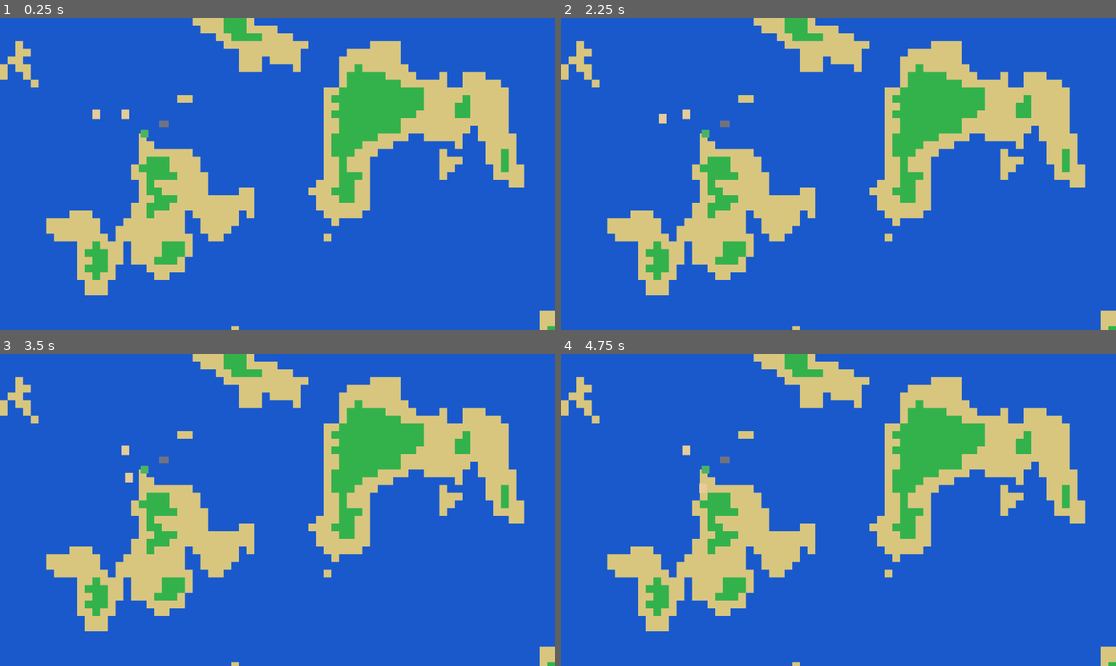
Above: before the commit, frames 1-4 (two rows, left to right).
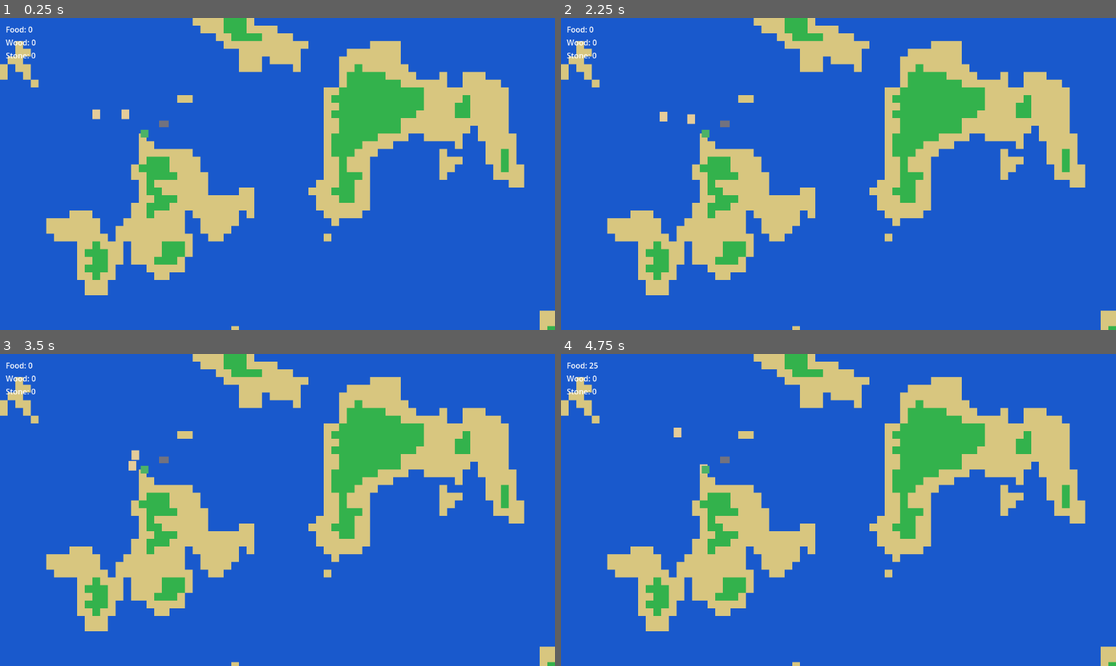
Above: after the commit, the same moments.

Repository: owntheclimb/Gdmodegame
Game: Godot game, scene res://scenes/Game.tscn
Same seed, same stepped clock (60 frames per second), same inputs: the game is played once before the commit and once after it.
Inputs (mouse positions are in pixels of both pictures, inside the frame that each line leads up to):
- Up to frame 1 (0.25 s): no input
- Up to frame 2 (2.25 s): tap Enter at 0.5, 2 s; drag from (655, 114) to (894, 105) at 0.52 s; tap Space at 1.25 s; drag from (688, 114) to (810, 236) at 1.27 s; move the mouse to (894, 105) at 2.02 s; click (894, 105) at 2.17 s
- Up to frame 3 (3.5 s): drag from (249, 572) to (127, 450) at 2.77 s
- Up to frame 4 (4.75 s): move the mouse to (1005, 556) at 3.52 s; click (1005, 556) at 3.67 s; drag from (672, 463) to (755, 432) at 4.27 s

The runs differ from the first frame. In frame 1, 0.2% of the frame differs, in the area x 1-7%, y 2-13%; in frame 2, 0.3%; in frame 3, 0.3%, in the area x 1-26%, y 2-42%; in frame 4, 0.3%.

Commit message:
Add storage and resource collection

Diff:
--- a/scenes/Game.tscn
+++ b/scenes/Game.tscn
@@ -1,11 +1,14 @@
-[gd_scene load_steps=5 format=3]
+[gd_scene load_steps=7 format=3]
 
+[ext_resource type="Script" path="res://scripts/game.gd" id="1_0u2dp"]
 [ext_resource type="PackedScene" path="res://scenes/World.tscn" id="1_xv4j4"]
 [ext_resource type="PackedScene" path="res://scenes/Villager.tscn" id="2_1hh3x"]
 [ext_resource type="PackedScene" path="res://scenes/BerryBush.tscn" id="3_6d4l6"]
 [ext_resource type="PackedScene" path="res://scenes/Rock.tscn" id="4_3k2n2"]
+[ext_resource type="Script" path="res://scripts/storage.gd" id="5_1hwdm"]
 
 [node name="Game" type="Node2D"]
+script = ExtResource("1_0u2dp")
 
 [node name="World" parent="." instance=ExtResource("1_xv4j4")]
 
@@ -21,3 +24,24 @@
 
 [node name="Rock" parent="." instance=ExtResource("4_3k2n2")]
 position = Vector2(340, 220)
+
+[node name="Storage" type="Node2D" parent="."]
+position = Vector2(240, 160)
+script = ExtResource("5_1hwdm")
+
+[node name="UI" type="CanvasLayer" parent="."]
+
+[node name="StoragePanel" type="VBoxContainer" parent="UI"]
+offset_left = 12.0
+offset_top = 12.0
+offset_right = 200.0
+offset_bottom = 72.0
+
+[node name="FoodLabel" type="Label" parent="UI/StoragePanel"]
+text = "Food: 0"
+
+[node name="WoodLabel" type="Label" parent="UI/StoragePanel"]
+text = "Wood: 0"
+
+[node name="StoneLabel" type="Label" parent="UI/StoragePanel"]
+text = "Stone: 0"
--- a/scripts/berry_bush.gd
+++ b/scripts/berry_bush.gd
@@ -1,15 +1,11 @@
-extends Area2D
-
-@export var food_amount := 25.0
+extends FoodResource
 
 @onready var sprite: Sprite2D = $Sprite
 
 func _ready() -> void:
+	super._ready()
 	add_to_group("berry_bush")
 	_setup_placeholder_sprite()
-
-func consume() -> float:
-	return food_amount
 
 func _setup_placeholder_sprite() -> void:
 	if sprite.texture:
--- /dev/null
+++ b/scripts/food_resource.gd
@@ -0,0 +1,10 @@
+extends ResourceNode
+class_name FoodResource
+
+@export var default_amount := 25.0
+
+func _ready() -> void:
+	resource_type = "food"
+	if resource_amount <= 0.0 or resource_amount == 10.0:
+		resource_amount = default_amount
+	super._ready()
--- /dev/null
+++ b/scripts/game.gd
@@ -0,0 +1,15 @@
+extends Node2D
+
+@onready var storage: Storage = $Storage
+@onready var food_label: Label = $UI/StoragePanel/FoodLabel
+@onready var wood_label: Label = $UI/StoragePanel/WoodLabel
+@onready var stone_label: Label = $UI/StoragePanel/StoneLabel
+
+func _ready() -> void:
+	_update_storage_labels()
+	storage.storage_changed.connect(_update_storage_labels)
+
+func _update_storage_labels() -> void:
+	food_label.text = "Food: %d" % int(storage.get_amount("food"))
+	wood_label.text = "Wood: %d" % int(storage.get_amount("wood"))
+	stone_label.text = "Stone: %d" % int(storage.get_amount("stone"))
--- /dev/null
+++ b/scripts/resource_node.gd
@@ -0,0 +1,20 @@
+extends Area2D
+class_name ResourceNode
+
+signal harvested(resource_type: String, amount: float)
+
+@export var resource_type := ""
+@export var resource_amount := 10.0
+
+func _ready() -> void:
+	add_to_group("resource")
+	if resource_type != "":
+		add_to_group("resource_%s" % resource_type)
+
+func harvest() -> float:
+	if resource_amount <= 0.0:
+		return 0.0
+	var amount := resource_amount
+	resource_amount = 0.0
+	harvested.emit(resource_type, amount)
+	return amount
--- a/scripts/rock.gd
+++ b/scripts/rock.gd
@@ -1,8 +1,9 @@
-extends Area2D
+extends StoneResource
 
 @onready var sprite: Sprite2D = $Sprite
 
 func _ready() -> void:
+	super._ready()
 	add_to_group("rock")
 	_setup_placeholder_sprite()
 
--- /dev/null
+++ b/scripts/stone_resource.gd
@@ -0,0 +1,10 @@
+extends ResourceNode
+class_name StoneResource
+
+@export var default_amount := 15.0
+
+func _ready() -> void:
+	resource_type = "stone"
+	if resource_amount <= 0.0 or resource_amount == 10.0:
+		resource_amount = default_amount
+	super._ready()
--- /dev/null
+++ b/scripts/storage.gd
@@ -0,0 +1,55 @@
+extends Node2D
+class_name Storage
+
+signal storage_changed
+
+@export var food := 0.0
+@export var wood := 0.0
+@export var stone := 0.0
+
+func _ready() -> void:
+	add_to_group("storage")
+
+func deposit(resource_type: String, amount: float) -> void:
+	if amount <= 0.0:
+		return
+	match resource_type:
+		"food":
+			food += amount
+		"wood":
+			wood += amount
+		"stone":
+			stone += amount
+		_:
+			return
+	storage_changed.emit()
+
+func consume(resource_type: String, amount: float) -> float:
+	if amount <= 0.0:
+		return 0.0
+	var available := get_amount(resource_type)
+	var consumed := min(amount, available)
+	if consumed <= 0.0:
+		return 0.0
+	match resource_type:
+		"food":
+			food -= consumed
+		"wood":
+			wood -= consumed
+		"stone":
+			stone -= consumed
+		_:
+			return 0.0
+	storage_changed.emit()
+	return consumed
+
+func get_amount(resource_type: String) -> float:
+	match resource_type:
+		"food":
+			return food
+		"wood":
+			return wood
+		"stone":
+			return stone
+		_:
+			return 0.0
--- a/scripts/villager.gd
+++ b/scripts/villager.gd
@@ -1,6 +1,6 @@
 extends CharacterBody2D
 
-enum State { IDLE, WANDER, WORKING, DRAGGED, ROMANCE, EAT }
+enum State { IDLE, WANDER, WORKING, DRAGGED, ROMANCE, EAT, COLLECT, DEPOSIT }
 
 @export var max_speed := 60.0
 @export var health := 100.0
@@ -12,6 +12,10 @@
 var target_position: Vector2
 var current_task := ""
 
+var carried_resource_type := ""
+var carried_amount := 0.0
+var target_resource: ResourceNode
+
 var _idle_timer := 0.0
 var _idle_interval := 2.0
 
@@ -36,7 +40,7 @@
 	match state:
 		State.IDLE:
 			_handle_idle(delta)
-		State.WANDER, State.WORKING, State.EAT, State.ROMANCE:
+		State.WANDER, State.WORKING, State.EAT, State.ROMANCE, State.COLLECT, State.DEPOSIT:
 			_move_toward_target(delta)
 
 func _update_needs(delta: float) -> void:
@@ -48,13 +52,30 @@
 		return
 
 	_idle_timer = 0.0
+	if carried_amount > 0.0:
+		var storage := _get_storage()
+		if storage:
+			current_task = "Deposit"
+			state = State.DEPOSIT
+			target_position = storage.global_position
+			return
+
 	if hunger < 30.0:
-		var bush := _find_nearest_berry_bush()
-		if bush:
+		var storage := _get_storage()
+		if storage and storage.get_amount("food") > 0.0:
 			current_task = "Eat"
 			state = State.EAT
-			target_position = bush.global_position
-			return
+			target_position = storage.global_position
+			return
+		var food_node := _find_nearest_resource("food")
+		if food_node:
+			_start_collect(food_node)
+			return
+
+	var resource := _find_nearest_resource("")
+	if resource:
+		_start_collect(resource)
+		return
 
 	var world := _get_world()
 	if not world:
@@ -79,23 +100,59 @@
 func _finish_task_on_arrival() -> void:
 	match state:
 		State.EAT:
-			var bush := _find_nearest_berry_bush()
-			if bush and bush.global_position.distance_to(global_position) < 10.0:
-				hunger = min(hunger + bush.consume(), 100.0)
+			var storage := _get_storage()
+			if storage:
+				var consumed := storage.consume("food", 20.0)
+				hunger = min(hunger + consumed, 100.0)
+		State.COLLECT:
+			if target_resource and target_resource.is_inside_tree():
+				if target_resource.global_position.distance_to(global_position) < 10.0:
+					var amount := target_resource.harvest()
+					if amount > 0.0:
+						carried_resource_type = target_resource.resource_type
+						carried_amount = amount
+				target_resource = null
+				if carried_amount > 0.0:
+					var storage := _get_storage()
+					if storage:
+						current_task = "Deposit"
+						state = State.DEPOSIT
+						target_position = storage.global_position
+						return
+		State.DEPOSIT:
+			var storage := _get_storage()
+			if storage:
+				storage.deposit(carried_resource_type, carried_amount)
+			carried_resource_type = ""
+			carried_amount = 0.0
 		State.ROMANCE:
 			current_task = ""
 	state = State.IDLE
 
-func _find_nearest_berry_bush() -> Node2D:
-	var bushes := get_tree().get_nodes_in_group("berry_bush")
-	var nearest: Node2D = null
+func _find_nearest_resource(resource_type: String) -> ResourceNode:
+	var resources := get_tree().get_nodes_in_group("resource")
+	var nearest: ResourceNode = null
 	var nearest_distance := INF
-	for bush in bushes:
-		var distance := global_position.distance_to(bush.global_position)
+	for resource in resources:
+		if not (resource is ResourceNode):
+			continue
+		if resource.resource_amount <= 0.0:
+			continue
+		if resource_type != "" and resource.resource_type != resource_type:
+			continue
+		var distance := global_position.distance_to(resource.global_position)
 		if distance < nearest_distance:
 			nearest_distance = distance
-			nearest = bush
+			nearest = resource
 	return nearest
+
+func _start_collect(resource: ResourceNode) -> void:
+	if not resource:
+		return
+	current_task = "Collect %s" % resource.resource_type.capitalize()
+	state = State.COLLECT
+	target_resource = resource
+	target_position = resource.global_position
 
 func _input_event(_viewport: Viewport, event: InputEvent, _shape_idx: int) -> void:
 	if event is InputEventMouseButton and event.button_index == MOUSE_BUTTON_LEFT:
@@ -153,6 +210,9 @@
 func _get_world() -> Node:
 	return get_tree().get_first_node_in_group("world")
 
+func _get_storage() -> Storage:
+	return get_tree().get_first_node_in_group("storage") as Storage
+
 func _setup_placeholder_sprite() -> void:
 	if sprite.texture:
 		return
--- /dev/null
+++ b/scripts/wood_resource.gd
@@ -0,0 +1,10 @@
+extends ResourceNode
+class_name WoodResource
+
+@export var default_amount := 20.0
+
+func _ready() -> void:
+	resource_type = "wood"
+	if resource_amount <= 0.0 or resource_amount == 10.0:
+		resource_amount = default_amount
+	super._ready()
